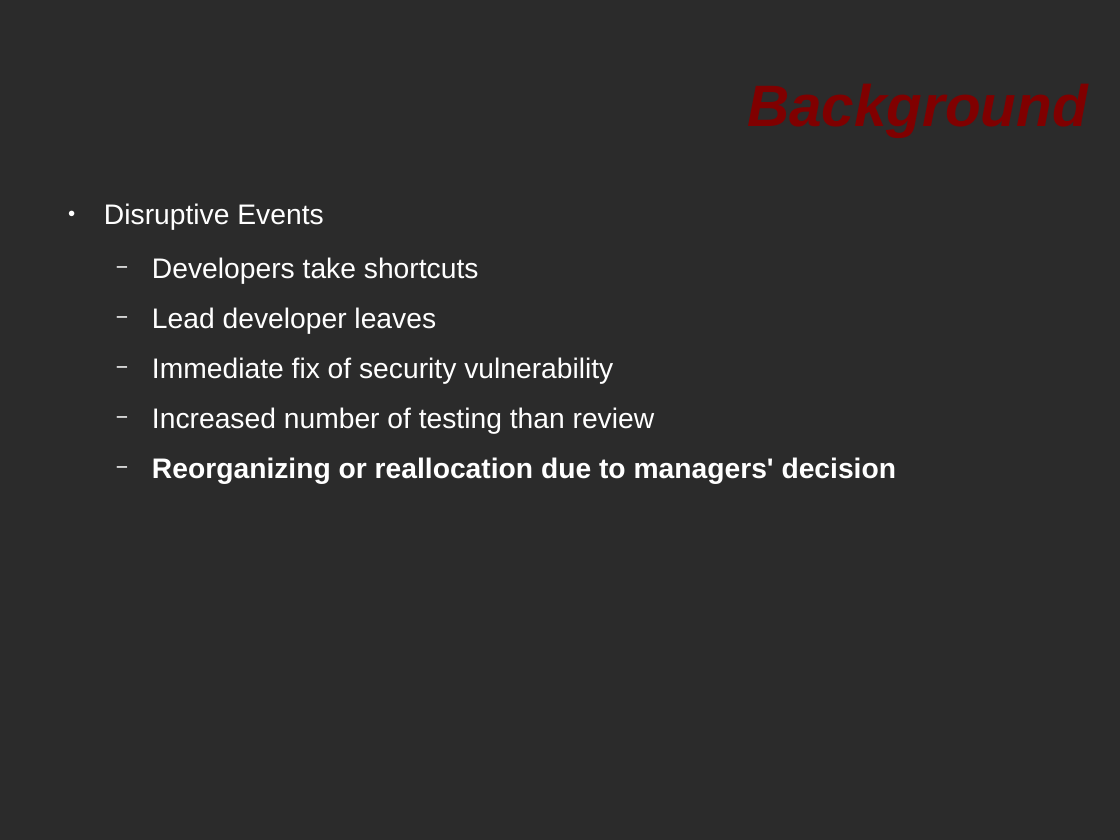
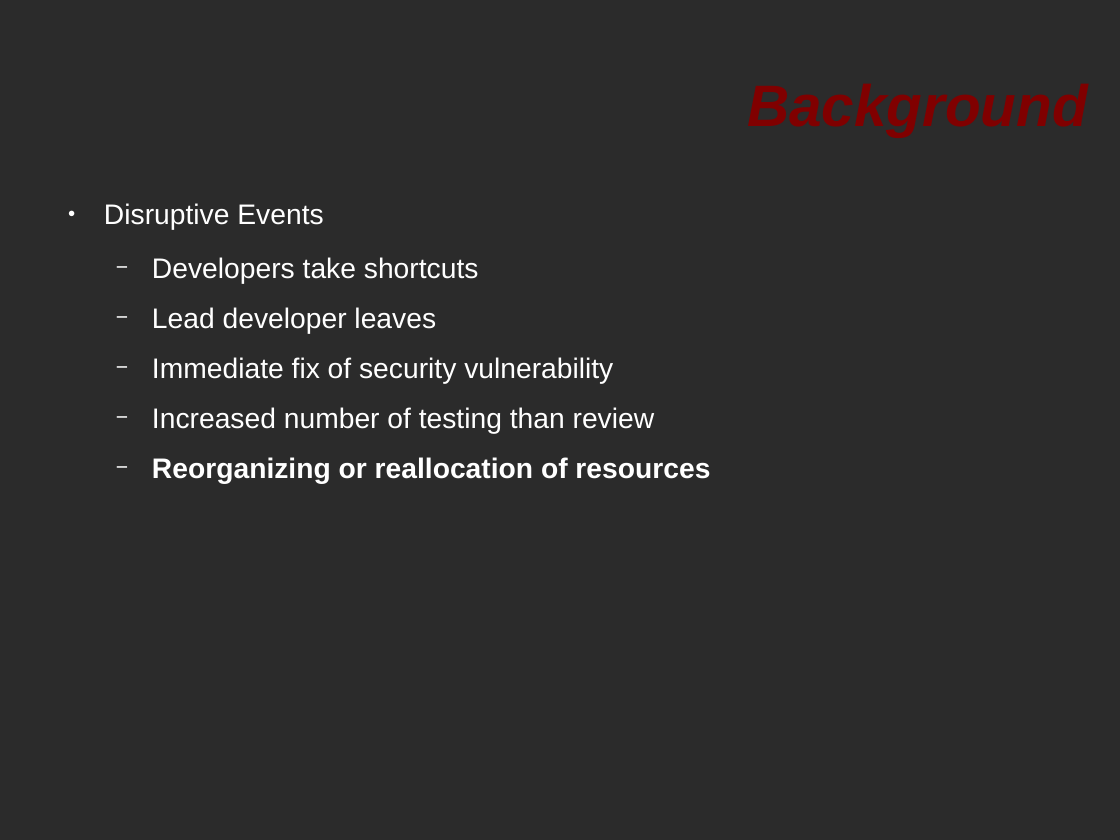
Before and after one commit to tajmilur-rahman/SOEN691D, a slide deck: slide 2 of presentation/research/paper1.odp. Drawn at 1120x840 pixels with LibreOffice and Linux fonts; fonts in the diff are those of the drawing; background and template pictures are left out; a plain dark background stands for a picture behind light text. Boxes give left, top, right and bottom in pixels: in the first picture for what was removed or moved away, otherwise in the second. Text is boxed around its words. In the diff, an @@ line names an element or a change of style, - is before the commit and + after.

```diff
--- a/presentation/research/paper1.odp
+++ b/presentation/research/paper1.odp
@@ text at (152,457,710,484): text changed @@
-  − Reorganizing or reallocation due to managers' decision
+  − Reorganizing or reallocation of resources
```
Also in this commit, not shown: 14 other slides changed, 16 other files.
